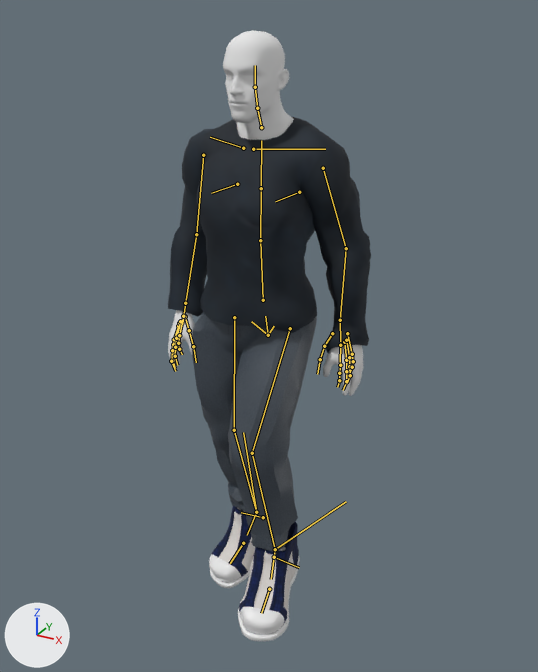
A saved change to the FBX model Assets/Blender/Character Models/vero final model.fbx.
One viewpoint serves both versions: a camera (50 mm lens) standing at (-118.63, 58.34, 2.75) and looking at (-120.1, 61.02, 1.41). Lighting does not change. The marker at lower left points along +X, +Y and +Z. The older version comes first. Both versions are drawn at frame 51 of the action 'Walk new again'; the numbers are the values there. The bones that change, and the others that lie on the model, are drawn over the model as lines.

Names of what the first picture shows: 'Male_Low', 'jean', 'shoes', 'sshirt'.
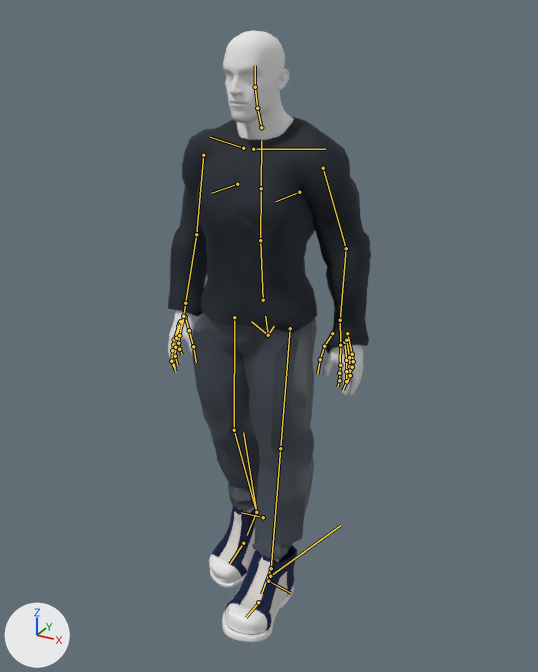
Commit message: some animation tweaks on Vero

Boxes [x1, y1, x2, y2] around the edits, measured in the pictures (538 x 672 px):
'jean', posed: before [192, 312, 317, 552]; after [192, 312, 317, 560]
'shoes', posed: before [209, 506, 300, 641]; after [209, 506, 297, 642]
bone 'thigh.L', root to tip: before (290, 328) to (252, 453); after (290, 328) to (280, 448)
bone 'shin.L', root to tip: before (252, 453) to (275, 549); after (280, 448) to (271, 568)
bone 'foot.L', root to tip: before (275, 549) to (271, 579); after (271, 568) to (261, 594)
bone 'IK-shin.L', root to tip: before (275, 549) to (346, 501); after (270, 576) to (340, 525)

The edits, one by one:
Bone 'thigh.L' (bone_thigh_l) turns from (-37, 4, 5) to (-8, 11, 5) degrees about its own x, y and z.
Bone 'shin.L' (bone_shin_l) turns from (42, -2, -1) to (-10, 4, 0) degrees about its own x, y and z.
Bone 'foot.L' (bone_foot_l) turns from (9, 1, 0) to (9, 4, -8) degrees about its own x, y and z.
Bone 'IK-shin.L' (bone_ik_shin_l) moves from (-0.075, -0.212, 0.127) to (-0.109, -0.212, -0.002).
Bone 'IK-shin.L' (bone_ik_shin_l) turns from (-10, 1, -7) to (-10, 0, -7) degrees about its own x, y and z.
